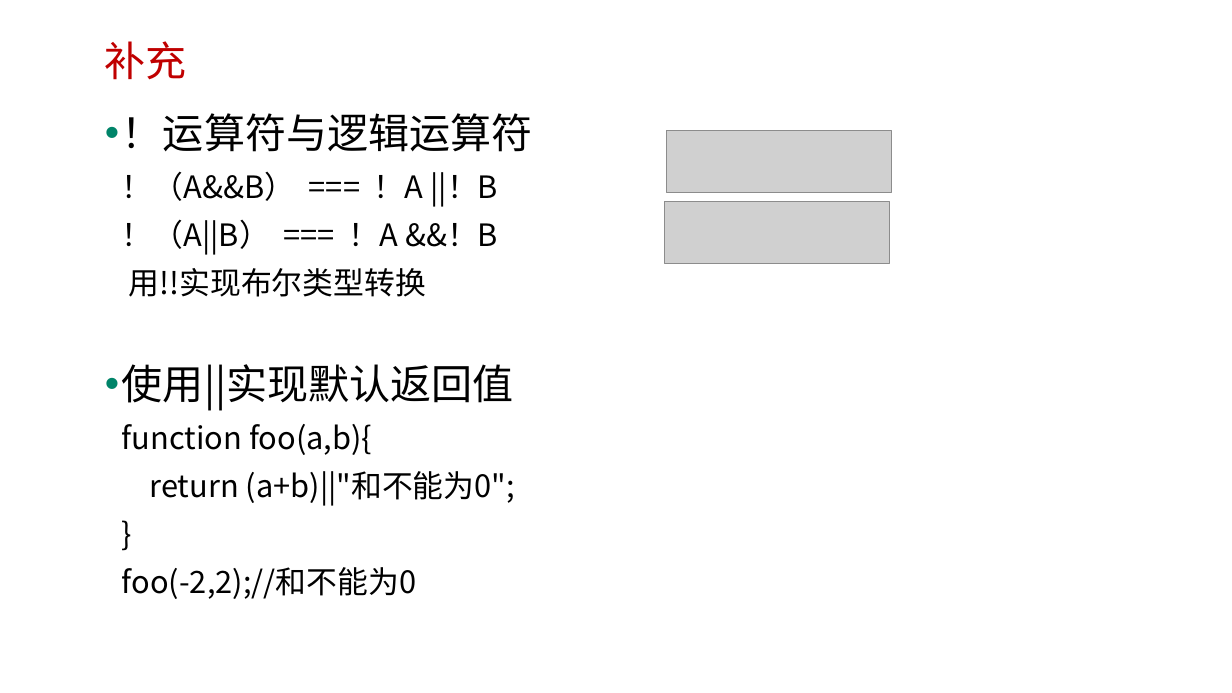
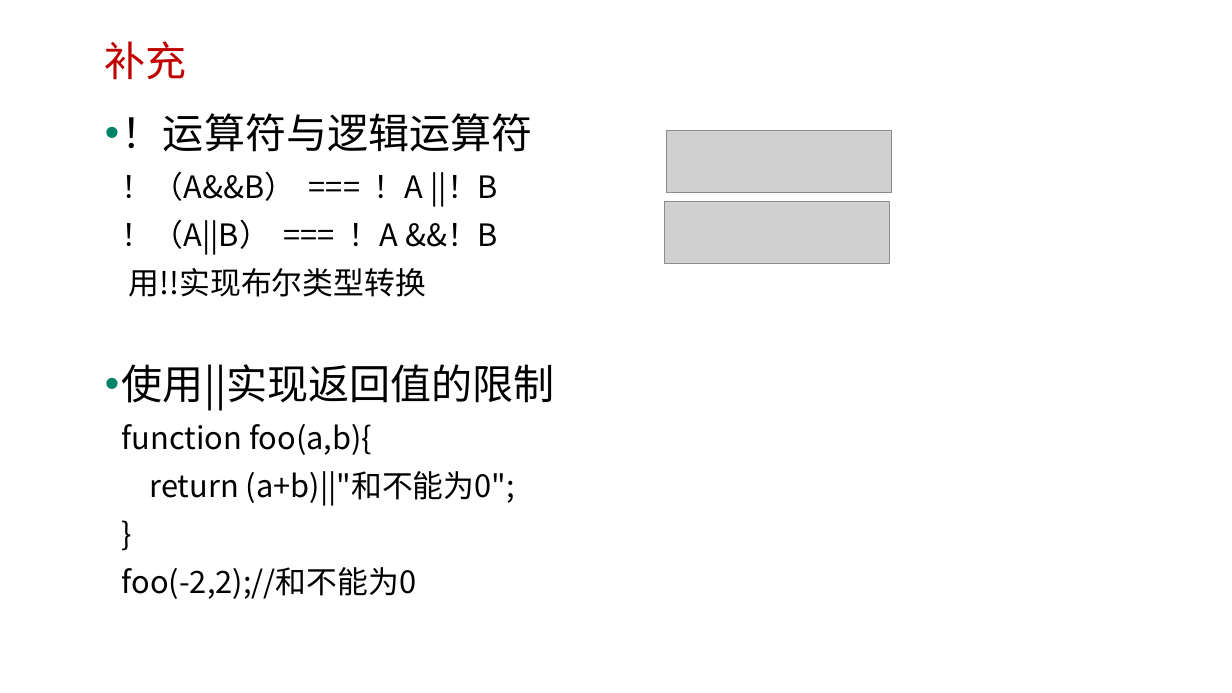
Before and after one commit to edu2act/course-javascript-advanced, a slide deck: slide 12 of 课程PPT/06.JS逻辑运算符进阶.pptx. Drawn at 1232x693 pixels with LibreOffice and Linux fonts; fonts in the diff are those of the drawing; grey boxes stand for pictures; background and template pictures are left out. Boxes give left, top, right and bottom in pixels: in the first picture for what was removed or moved away, otherwise in the second. Text is boxed around its words. In the diff, an @@ line names an element or a change of style, - is before the commit and + after.

```diff
--- a/课程PPT/06.JS逻辑运算符进阶.pptx
+++ b/课程PPT/06.JS逻辑运算符进阶.pptx
@@ text at box(122, 364, 555, 599): text changed @@
-• 使用||实现默认返回值
-  function foo(a,b){
-  return (a+b)||"和不能为0";
-  }
-  foo(-2,2);//和不能为0
+• 使用||实现返回值的限制
+  function foo(a,b){
+  return (a+b)||"和不能为0";
+  }
+  foo(-2,2);//和不能为0
```
Also in this commit, not shown: 3 other files.
